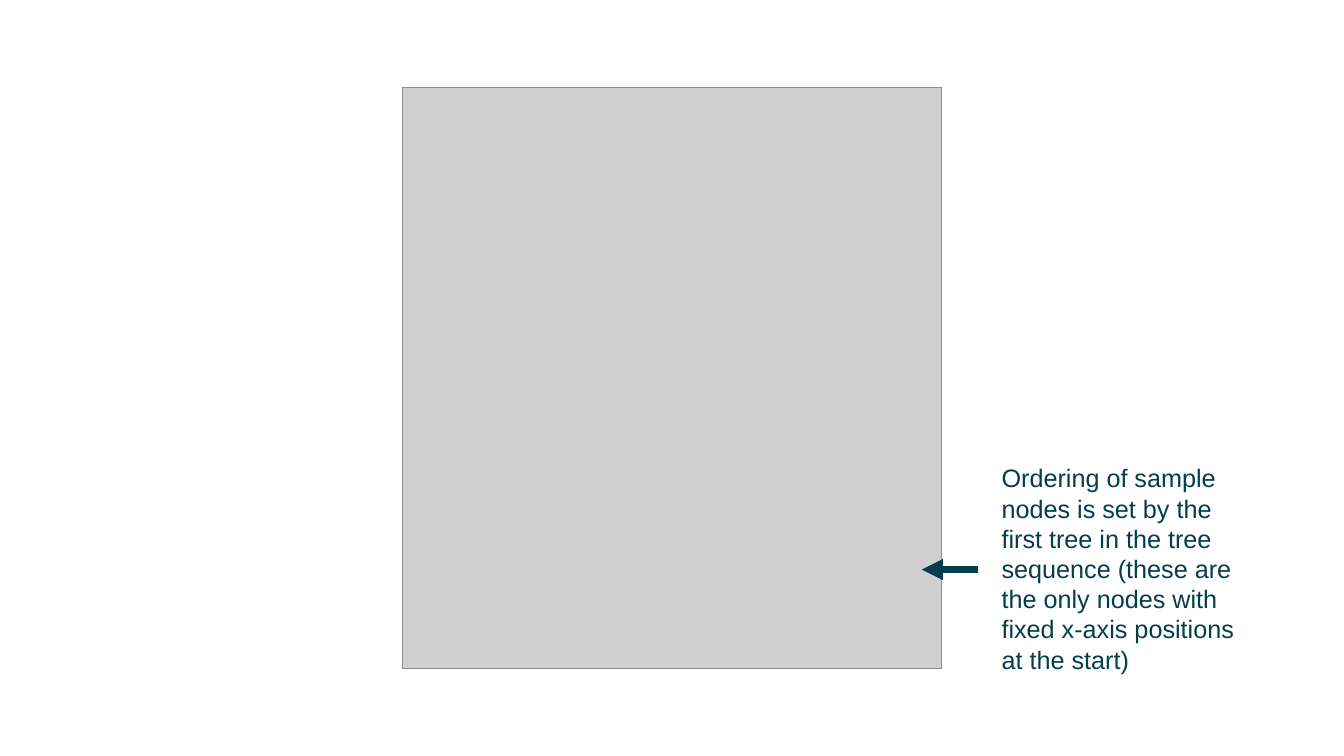
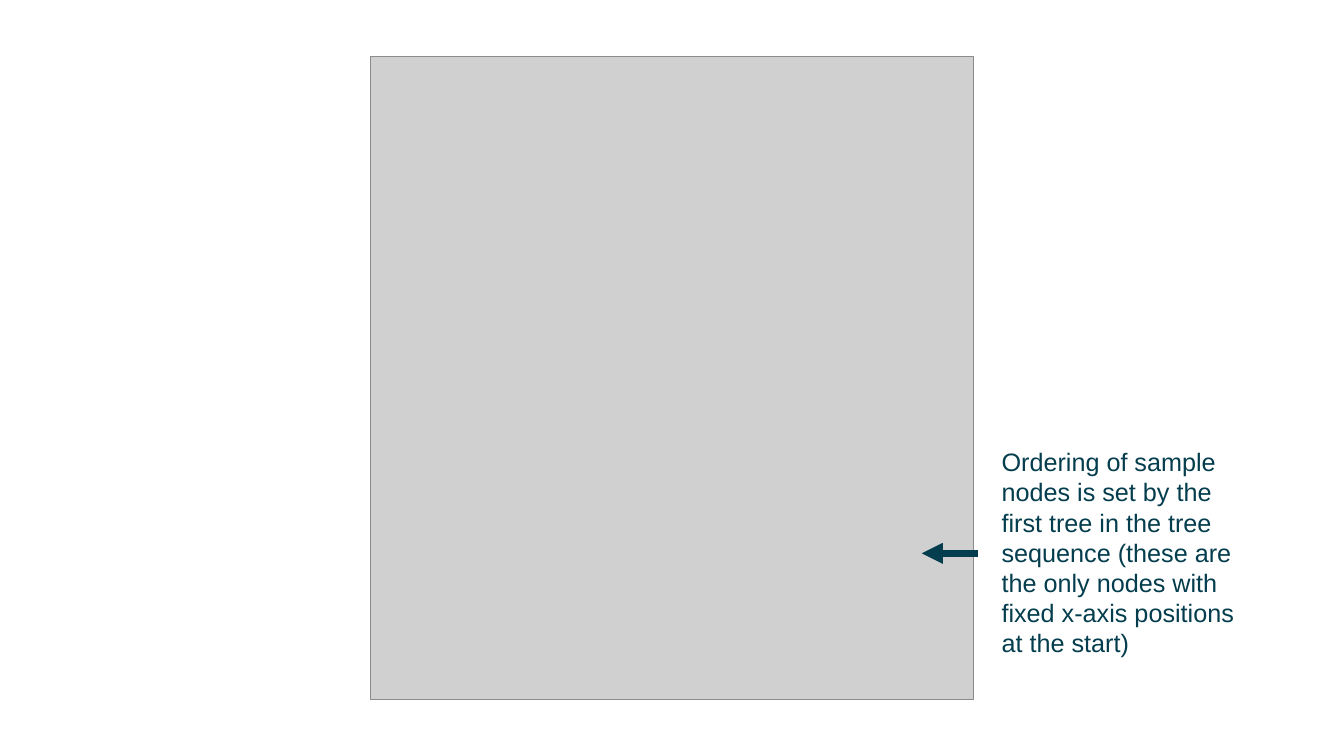
Before and after one commit to kitchensjn/tskit_arg_visualizer, a slide deck: slide 17 of tskit_presentation.pptx. Drawn at 1344x756 pixels with LibreOffice and Linux fonts; fonts in the diff are those of the drawing; grey boxes stand for pictures. Boxes give left, top, right and bottom in pixels: in the first picture for what was removed or moved away, otherwise in the second. Text is boxed around its words. In the diff, an @@ line names an element or a change of style, - is before the commit and + after.

```diff
--- a/tskit_presentation.pptx
+++ b/tskit_presentation.pptx
@@ picture resized from (x1=403, y1=88, x2=942, y2=668) to (x1=370, y1=56, x2=973, y2=701) @@
@@ text "Ordering of sample nodes is ..." moved from (x1=1002, y1=468, x2=1233, y2=674) to (x1=1002, y1=452, x2=1233, y2=658) @@
@@ arrow moved from (978, 570) - (923, 570) to (978, 554) - (923, 554) @@
```
Also in this commit, not shown: 8 other slides changed, 3 slides added, 3 slides removed, 3 other files.
